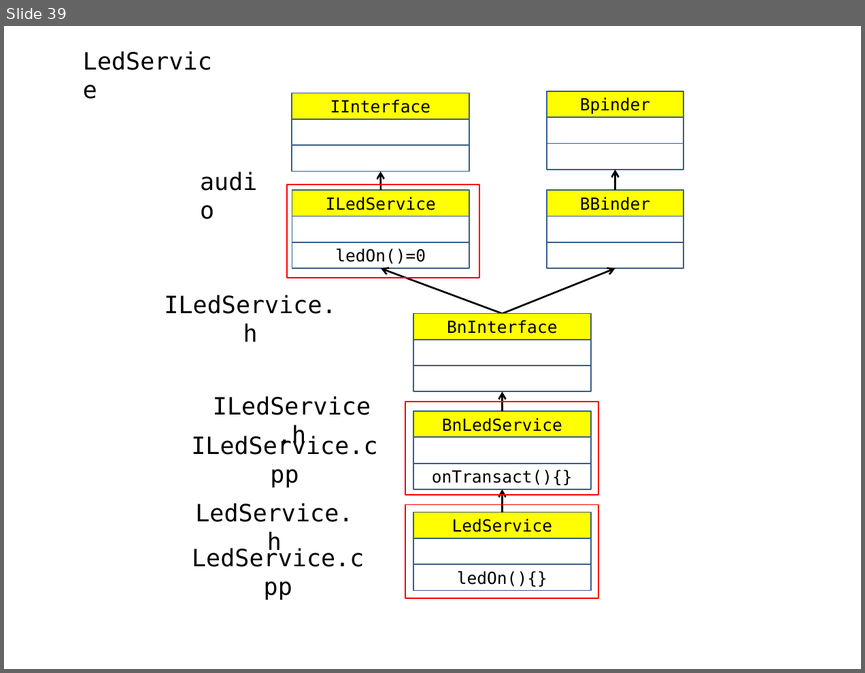
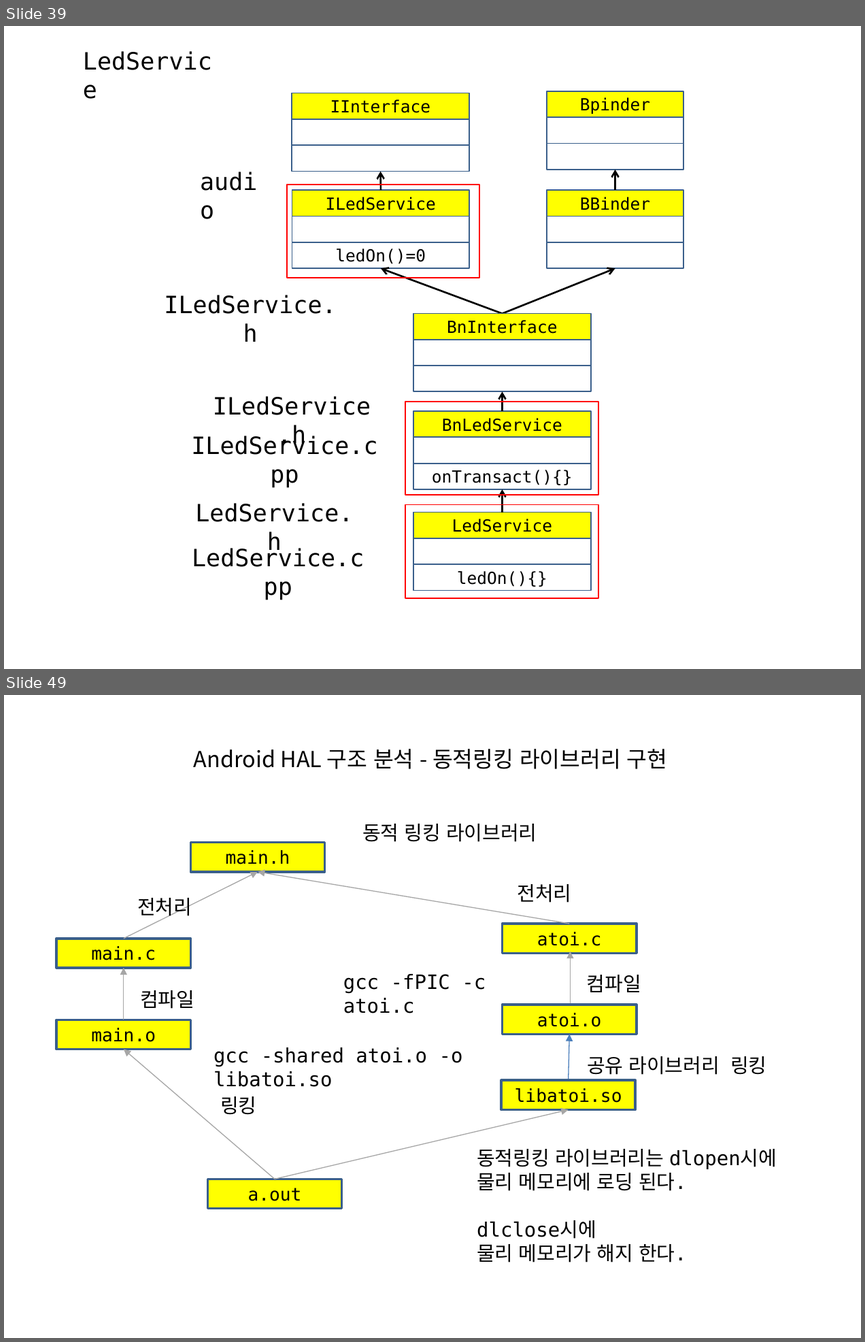
Before and after one commit to imguru-mooc/android-kernel, a slide deck: 05_day.pptx. Shown one above the other, each under a label of ours: slide 39 before the commit, slides 39 and 49 after it; the slides between them are not shown. The pictures are 865x673 and 865x1342 pixels, drawn with LibreOffice and Linux fonts; fonts in the diff are those of the drawing. Boxes give left, top, right and bottom in pixels: in the first picture for what was removed or moved away, otherwise in the second. Text is boxed around its words. In the diff, an @@ line names an element or a change of style, - is before the commit and + after.

```diff
--- a/05_day.pptx
+++ b/05_day.pptx
@@ slide 49 added at <box>4,695,861,1338</box>, background #FFFFFF @@
@@ title added at <box>194,749,668,769</box>, 18.5 pt, text #000000 @@
+Android HAL 구조 분석 - 동적링킹 라이브러리 구현
@@ text added at <box>362,824,536,842</box>, 16.6 pt, text #000000 @@
+동적 링킹 라이브러리
@@ rectangle added at <box>191,843,325,872</box>, fill #FFFF00, outline #3A5F8C 2 pt, 15 pt, text #000000 @@
+main.h
@@ arrow added from (124, 938) to (258, 872), #A6A6A6 0.75 pt @@
@@ arrow added from (570, 923) to (258, 872), #A6A6A6 0.75 pt @@
@@ text added at <box>137,898,192,919</box>, 16.6 pt, text #000000 @@
+전처리
@@ text added at <box>517,884,571,902</box>, 16.6 pt, text #000000 @@
+전처리
@@ rectangle added at <box>56,938,191,968</box>, fill #FFFF00, outline #3A5F8C 2 pt, 15 pt, text #000000 @@
+main.c
@@ rectangle added at <box>502,923,636,953</box>, fill #FFFF00, outline #3A5F8C 2 pt, 15 pt, text #000000 @@
+atoi.c
@@ arrow added from (570, 1004) to (570, 951), #A6A6A6 0.75 pt @@
@@ arrow added from (124, 1020) to (124, 968), #A6A6A6 0.75 pt @@
@@ text added at <box>343,974,485,1013</box>, 16.6 pt, text #000000 @@
+gcc -fPIC -c atoi.c
@@ text added at <box>587,974,641,993</box>, 16.6 pt, text #000000 @@
+컴파일
@@ text added at <box>140,990,194,1008</box>, 16.6 pt, text #000000 @@
+컴파일
@@ rectangle added at <box>56,1020,191,1049</box>, fill #FFFF00, outline #3A5F8C 2 pt, 15 pt, text #000000 @@
+main.o
@@ rectangle added at <box>502,1004,636,1034</box>, fill #FFFF00, outline #3A5F8C 2 pt, 15 pt, text #000000 @@
+atoi.o
@@ arrow added from (568, 1080) to (570, 1034), #4B7EBC 0.75 pt @@
@@ arrow added from (275, 1179) to (124, 1049), #A6A6A6 0.75 pt @@
@@ text added at <box>213,1047,463,1087</box>, 16.6 pt, text #000000 @@
+gcc -shared atoi.o -o libatoi.so
@@ text added at <box>587,1056,766,1074</box>, 16.6 pt, text #000000 @@
+공유 라이브러리 링킹
@@ rectangle added at <box>501,1080,634,1109</box>, fill #FFFF00, outline #3A5F8C 2 pt, 15 pt, text #000000 @@
+libatoi.so
@@ text added at <box>220,1096,256,1115</box>, 16.6 pt, text #000000 @@
+링킹
@@ arrow added from (275, 1179) to (568, 1110), #A6A6A6 0.75 pt @@
@@ text added at <box>477,1149,776,1262</box>, 16.6 pt, text #000000 @@
+동적링킹 라이브러리는 dlopen시에
+물리 메모리에 로딩 된다.
+dlclose시에
+물리 메모리가 해지 한다.
@@ rectangle added at <box>208,1179,341,1208</box>, fill #FFFF00, outline #3A5F8C 2 pt, 15 pt, text #000000 @@
+a.out
```
Also in this commit, not shown: 26 other slides added, 14 other files.
